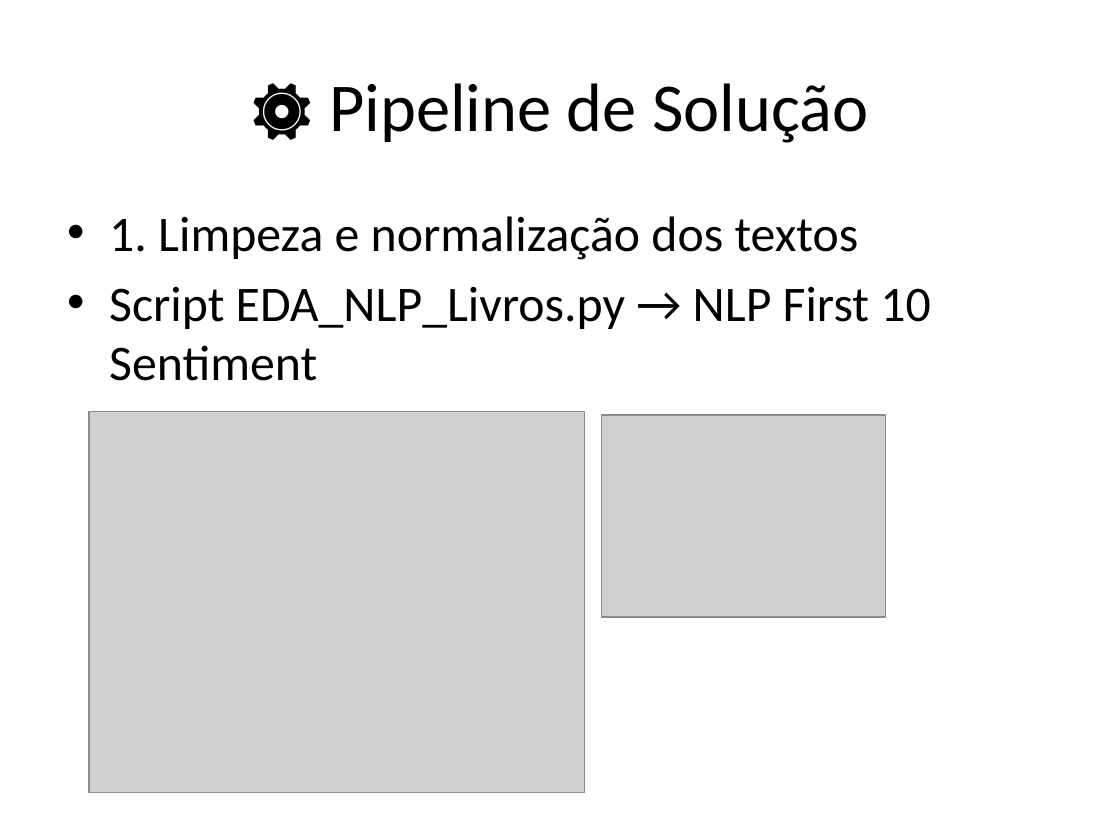
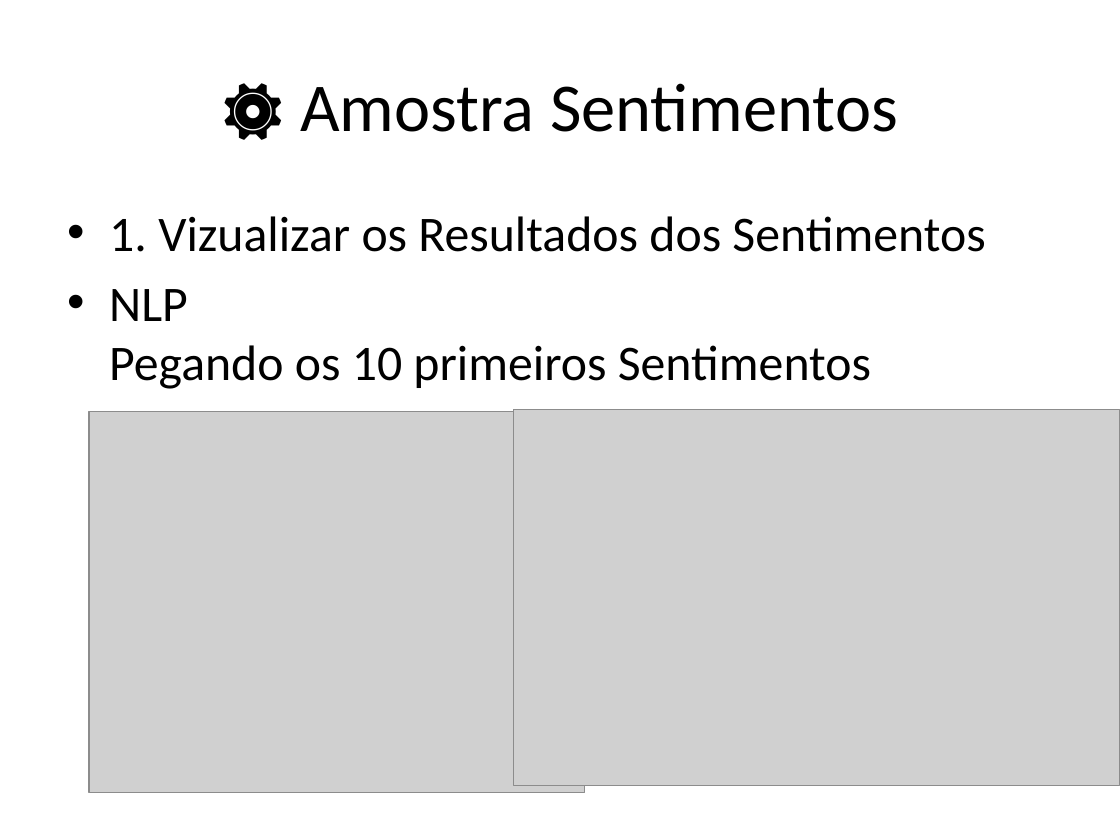
Before and after one commit to agnaldoars/A3Data_Desafio_Livros, a slide deck: slide 11 of Apresentacao_A3Data_Livros.pptx (slide 8 before the commit). Drawn at 1120x840 pixels with LibreOffice and Linux fonts; fonts in the diff are those of the drawing; grey boxes stand for pictures. Boxes give left, top, right and bottom in pixels: in the first picture for what was removed or moved away, otherwise in the second. Text is boxed around its words. In the diff, an @@ line names an element or a change of style, - is before the commit and + after.

```diff
--- a/Apresentacao_A3Data_Livros.pptx
+++ b/Apresentacao_A3Data_Livros.pptx
@@ title at box(221, 83, 898, 140): text changed @@
-⚙️ Pipeline de Solução
+⚙️ Amostra Sentimentos
@@ text at box(109, 216, 985, 389): text changed @@
-• 1. Limpeza e normalização dos textos
-• Script EDA_NLP_Livros.py → NLP First 10 Sentiment
+• 1. Vizualizar os Resultados dos Sentimentos
+• NLP
+  Pegando os 10 primeiros Sentimentos
@@ picture added at box(513, 409, 1120, 785) @@
@@ picture removed at box(601, 416, 886, 617) @@
```
Also in this commit, not shown: 19 other slides changed, 11 slides added, 3 slides removed, 2 other files.
